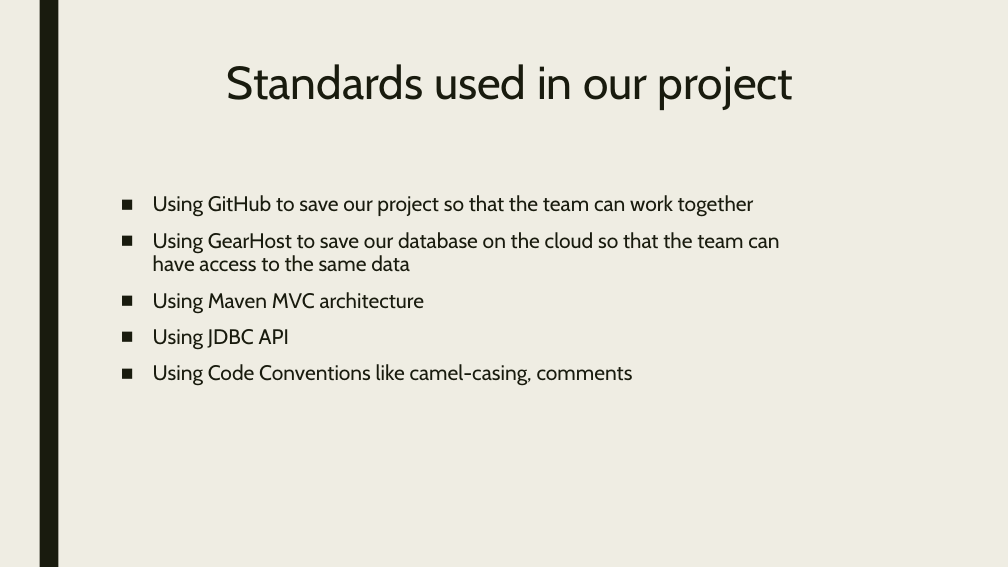
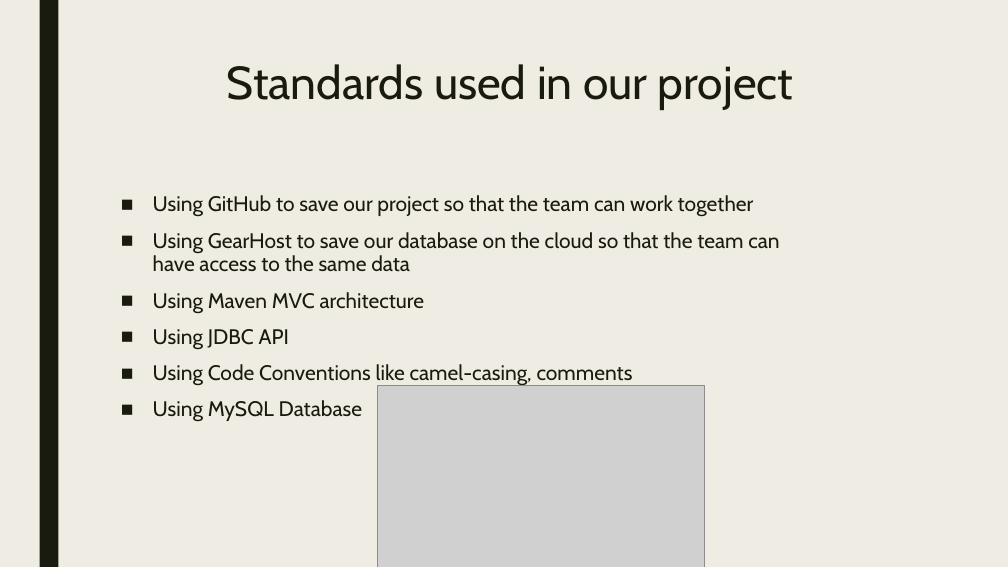
Before and after one commit to Valini/OfficeGit, a slide deck: slide 2 of The OfficePPT.pptx. Drawn at 1008x567 pixels with LibreOffice and Linux fonts; fonts in the diff are those of the drawing; grey boxes stand for pictures. Boxes give left, top, right and bottom in pixels: in the first picture for what was removed or moved away, otherwise in the second. Text is boxed around its words. In the diff, an @@ line names an element or a change of style, - is before the commit and + after.

Commit message:
Presentation

```diff
--- a/The OfficePPT.pptx
+++ b/The OfficePPT.pptx
@@ picture added at <box>377,386,705,567</box> @@
@@ text at <box>153,400,362,422</box>: paragraph added @@
+■ Using MySQL Database
```
Also in this commit, not shown: 1 other slide changed, 1 slide added, 1 slide removed.
